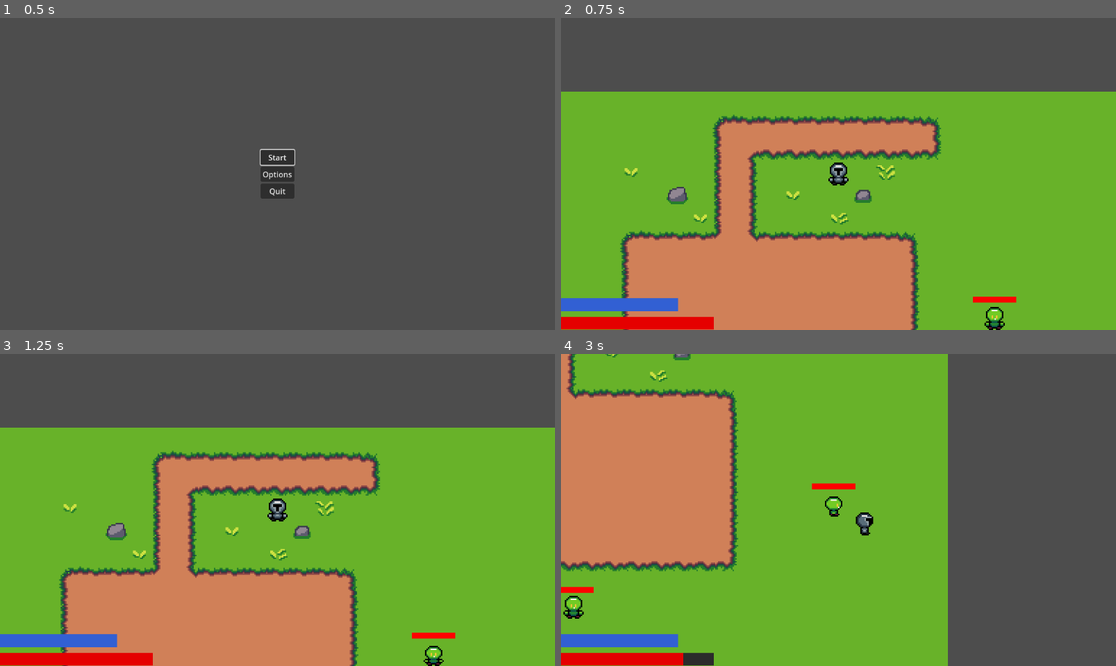
Above: before the commit, frames 1-4 (two rows, left to right).
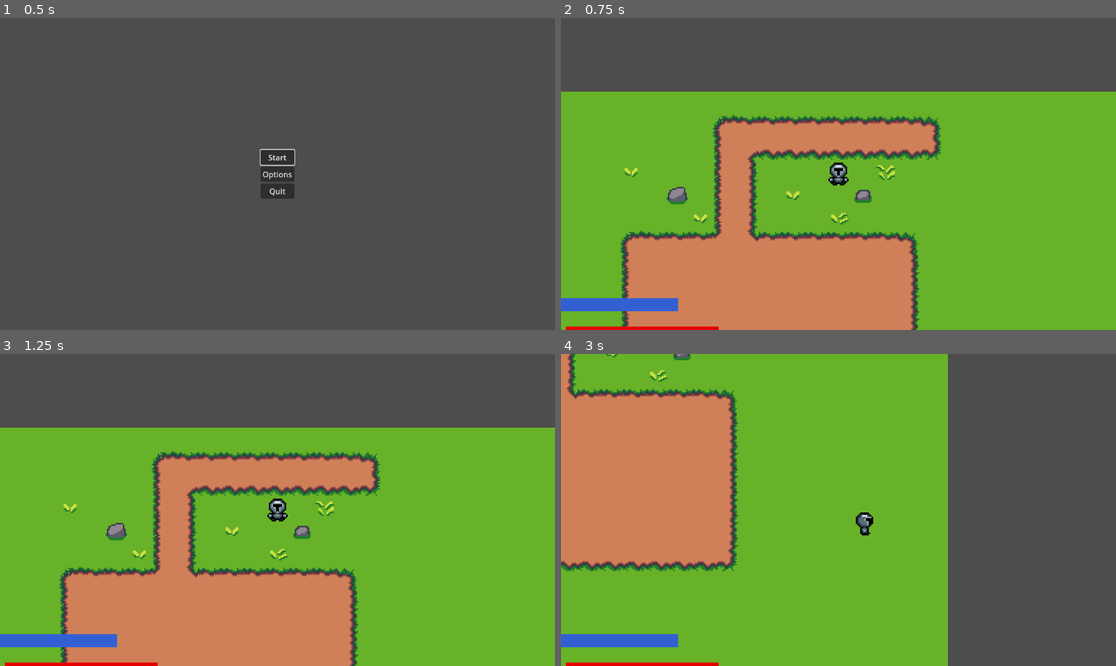
Above: after the commit, the same moments.

Repository: boothe0/CS386GodotProject
Game: Godot game, scene res://scenes/title_screen.tscn
Two runs of this game, one before a commit and one after it. Both use one fixed random seed, a clock stepped at 60 frames per second and the inputs below.
Inputs (mouse positions are in pixels of both pictures, inside the frame that each line leads up to):
- Up to frame 1 (0.5 s): no input
- Up to frame 2 (0.75 s): click "Start" at 0.5 s
- Up to frame 3 (1.25 s): no input
- Up to frame 4 (3 s): move the mouse to (960, 494) at 1.27 s; hold D (move_right) 1.28-2.03 s; click (960, 494) at 1.35 s; move the mouse to (727, 525) at 2.02 s; hold S (move_down) 2.03-2.78 s; tap Space (dodge) at 2.1 s; move the mouse to (894, 441) at 2.77 s; hold D (move_right) from 2.78 s (still down); hold 2 (switch_projectile) from 2.78 s (still down)

Frame 1 is identical in both runs. In frame 2, 1.3% of the frame differs, in the area x 0-83%, y 89-100%; in frame 3, 1.3%; in frame 4, 1.6%, in the area x 0-54%, y 41-100%.

Commit message:
added enemy spawner t main script

Diff:
--- a/cs386gameproject/scenes/main_scene.tscn
+++ b/cs386gameproject/scenes/main_scene.tscn
@@ -1,11 +1,9 @@
-[gd_scene load_steps=15 format=4 uid="uid://duvy8pdxnjdmo"]
+[gd_scene load_steps=11 format=4 uid="uid://duvy8pdxnjdmo"]
 
 [ext_resource type="PackedScene" uid="uid://cmxv3umec3ewx" path="res://scenes/player.tscn" id="1_6hm0t"]
+[ext_resource type="Script" path="res://scripts/main_scene.gd" id="1_l6k43"]
 [ext_resource type="Texture2D" uid="uid://b1blnn5c1g4b6" path="res://assets/16x16 Magical Forest Asset Pack/Tiles/Forest Tile.png" id="2_psmqu"]
-[ext_resource type="PackedScene" uid="uid://d1he61wxuea23" path="res://scenes/enemy.tscn" id="3_n8vaq"]
 [ext_resource type="Script" path="res://scripts/health_bar.gd" id="4_d7btm"]
-[ext_resource type="Script" path="res://scripts/EnemyHealthBar.gd" id="4_p1aji"]
-[ext_resource type="Script" path="res://scenes/stamina_bar.gd" id="5_up0xu"]
 
 [sub_resource type="TileSetAtlasSource" id="TileSetAtlasSource_df4cm"]
 texture = ExtResource("2_psmqu")
@@ -46,12 +44,6 @@
 [sub_resource type="TileSet" id="TileSet_7fs3h"]
 sources/0 = SubResource("TileSetAtlasSource_df4cm")
 
-[sub_resource type="StyleBoxFlat" id="StyleBoxFlat_nugsw"]
-bg_color = Color(0.133196, 0.133196, 0.133196, 1)
-
-[sub_resource type="StyleBoxFlat" id="StyleBoxFlat_eoqfu"]
-bg_color = Color(1, 0, 0, 1)
-
 [sub_resource type="StyleBoxFlat" id="StyleBoxFlat_qm72p"]
 bg_color = Color(0.144162, 0.636075, 0.929463, 1)
 draw_center = false
@@ -67,6 +59,7 @@
 
 [node name="MainScene" type="Node2D"]
 position = Vector2(-509, -312)
+script = ExtResource("1_l6k43")
 
 [node name="Player" parent="." instance=ExtResource("1_6hm0t")]
 position = Vector2(308, 65)
@@ -85,66 +78,6 @@
 tile_map_data = PackedByteArray("AAD7//7/AAABAAEAAAD7////AAABAAEAAAD7/wAAAAABAAEAAAD7/wEAAAABAAEAAAD7/wIAAAABAAEAAAD7/w …(9648 unchanged characters)…
 tile_set = SubResource("TileSet_7fs3h")
 
-[node name="Enemy" parent="." instance=ExtResource("3_n8vaq")]
-position = Vector2(416, 165)
-
-[node name="EnemyHealthBar" type="ProgressBar" parent="Enemy"]
-offset_left = -15.0
-offset_top = -15.0
-offset_right = 15.0
-offset_bottom = -11.0
-theme_override_styles/background = SubResource("StyleBoxFlat_nugsw")
-theme_override_styles/fill = SubResource("StyleBoxFlat_eoqfu")
-max_value = 10.0
-value = 10.0
-show_percentage = false
-script = ExtResource("4_p1aji")
-
-[node name="Enemy2" parent="." instance=ExtResource("3_n8vaq")]
-position = Vector2(62, 226)
-
-[node name="EnemyHealthBar" type="ProgressBar" parent="Enemy2"]
-offset_left = -16.0
-offset_top = -14.0
-offset_right = 14.0
-offset_bottom = -10.0
-theme_override_styles/background = SubResource("StyleBoxFlat_nugsw")
-theme_override_styles/fill = SubResource("StyleBoxFlat_eoqfu")
-max_value = 10.0
-value = 10.0
-show_percentage = false
-script = ExtResource("4_p1aji")
-
-[node name="Enemy3" parent="." instance=ExtResource("3_n8vaq")]
-position = Vector2(95, 73)
-
-[node name="EnemyHealthBar" type="ProgressBar" parent="Enemy3"]
-offset_left = -16.0
-offset_top = -14.0
-offset_right = 14.0
-offset_bottom = -10.0
-theme_override_styles/background = SubResource("StyleBoxFlat_nugsw")
-theme_override_styles/fill = SubResource("StyleBoxFlat_eoqfu")
-max_value = 10.0
-value = 10.0
-show_percentage = false
-script = ExtResource("4_p1aji")
-
-[node name="Enemy4" parent="." instance=ExtResource("3_n8vaq")]
-position = Vector2(250, 256)
-
-[node name="EnemyHealthBar" type="ProgressBar" parent="Enemy4"]
-offset_left = -16.0
-offset_top = -14.0
-offset_right = 14.0
-offset_bottom = -10.0
-theme_override_styles/background = SubResource("StyleBoxFlat_nugsw")
-theme_override_styles/fill = SubResource("StyleBoxFlat_eoqfu")
-max_value = 10.0
-value = 10.0
-show_percentage = false
-script = ExtResource("4_p1aji")
-
 [node name="PlayerUI" type="CanvasLayer" parent="."]
 
 [node name="StaminaBar" type="ProgressBar" parent="PlayerUI"]
@@ -157,15 +90,15 @@
 max_value = 1.0
 value = 1.0
 show_percentage = false
-script = ExtResource("5_up0xu")
 
 [node name="HealthBar" type="ProgressBar" parent="PlayerUI"]
 anchors_preset = 2
 anchor_top = 1.0
 anchor_bottom = 1.0
-offset_top = -27.0
-offset_right = 8391.0
-offset_bottom = 1194.0
+offset_left = 10.0
+offset_top = -7.0
+offset_right = 8401.0
+offset_bottom = 1214.0
 grow_vertical = 0
 scale = Vector2(0.0377765, 0.0213199)
 theme_override_styles/background = SubResource("StyleBoxFlat_pomkq")
@@ -175,4 +108,6 @@
 show_percentage = false
 script = ExtResource("4_d7btm")
 
+[node name="SpawnTimer" type="Timer" parent="."]
+
 [connection signal="timeout" from="Player/DodgeTimer" to="Player" method="_on_timer_timeout"]
--- /dev/null
+++ b/cs386gameproject/scripts/main_scene.gd
@@ -0,0 +1,49 @@
+extends Node2D
+var Enemy = preload ("res://scenes/enemy.tscn")
+@onready var GroundLayer = $GroundLayer
+@onready var SpawnTimer = $SpawnTimer
+var spawn_interval = 3.0
+var rng = RandomNumberGenerator.new()
+var left_bound: int
+var right_bound: int
+var top_bound: int
+var bottom_bound: int
+# Called when the node enters the scene tree for the first time.
+func _ready() -> void:
+	var ground_rect = GroundLayer.get_used_rect()
+	var ground_position = ground_rect.position
+	# add offset to ensure enemies in bounds
+	var in_bounds_offset = GroundLayer.rendering_quadrant_size * 2
+
+	left_bound = ground_position.x + in_bounds_offset
+	right_bound = ground_position.x + ground_rect.size.x * GroundLayer.rendering_quadrant_size
+	top_bound = ground_position.y + in_bounds_offset
+	bottom_bound = ground_position.y + ground_rect.size.y * GroundLayer.rendering_quadrant_size
+
+	SpawnTimer.wait_time = spawn_interval
+	SpawnTimer.timeout.connect(_on_SpawnTimer_timeout)
+	SpawnTimer.start()
+
+func get_random_position() -> Vector2:
+	var result: Vector2
+	var side = rng.randi_range(0, 3)
+	if side == 0:  # top of screen
+		var x_cord = rng.randi_range(left_bound, right_bound)
+		result = Vector2(x_cord, top_bound)
+	elif side == 1:  # right of screen
+		var y_cord = rng.randi_range(top_bound, bottom_bound)
+		result = Vector2(right_bound, y_cord)
+	elif side == 2:  # bottom of screen
+		var x_cord = rng.randi_range(left_bound, right_bound)
+		result = Vector2(x_cord, bottom_bound)
+	else:  # left of screen
+		var y_cord = rng.randi_range(top_bound, bottom_bound)
+		result = Vector2(left_bound, y_cord)
+
+	return result
+
+func _on_SpawnTimer_timeout():
+	var e = Enemy.instantiate()
+	var position = get_random_position()
+	e.position = position
+	add_child(e)
